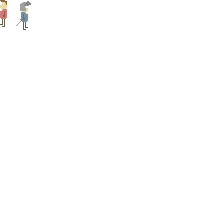
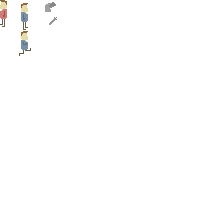
Comparing the layer stacks of the two 200x200 images. Changes:
painted on "player_char" over [left=0, top=1, right=57, bottom=56]
